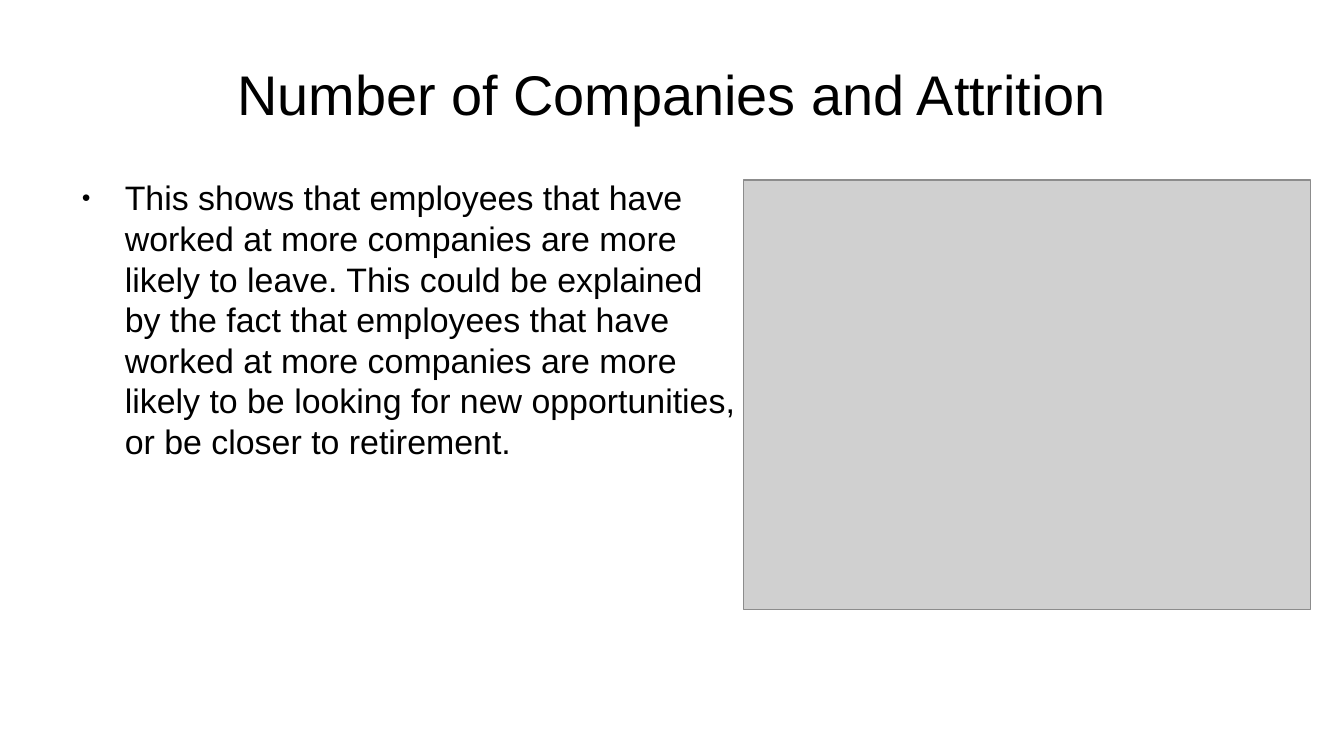
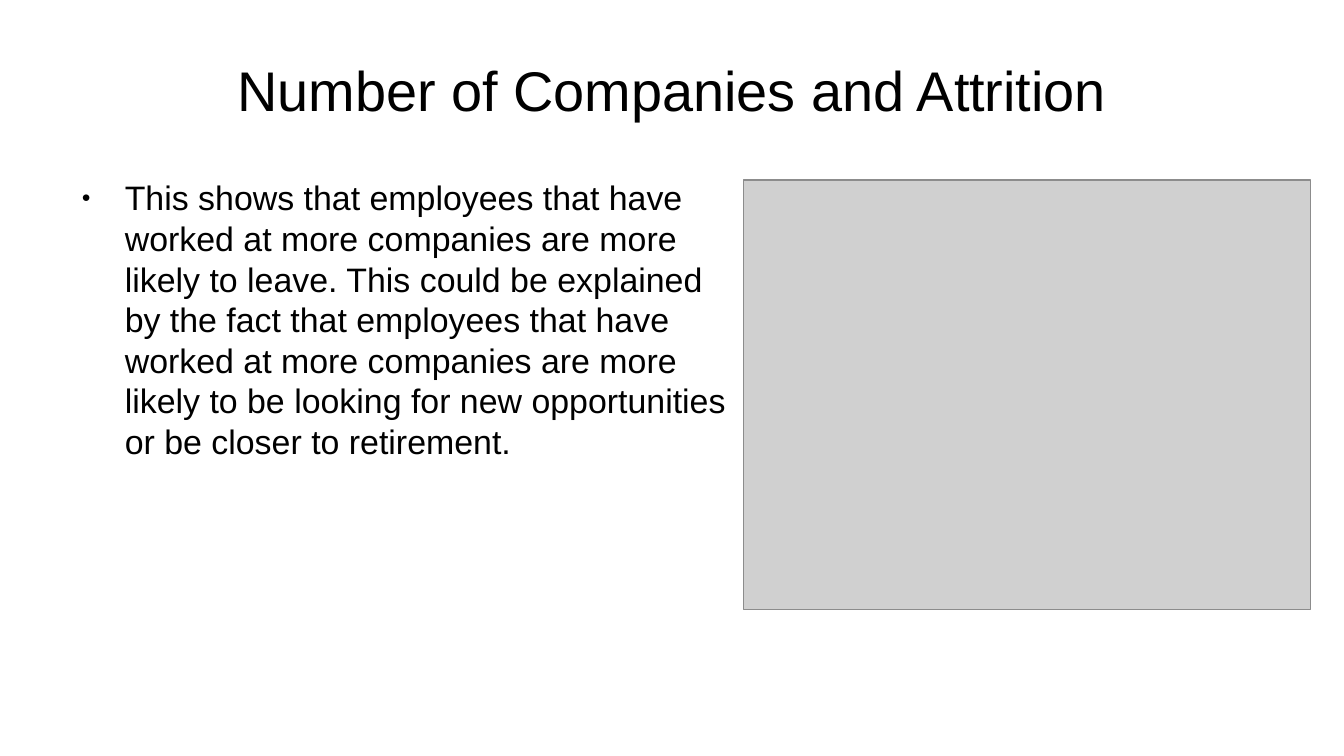
Before and after one commit to sbowler/project-one, a slide deck: slide 13 of presentations/project2_presentation.pptx. Drawn at 1344x756 pixels with LibreOffice and Linux fonts; fonts in the diff are those of the drawing; grey boxes stand for pictures; background and template pictures are left out. Boxes give left, top, right and bottom in pixels: in the first picture for what was removed or moved away, otherwise in the second. Text is boxed around its words. In the diff, an @@ line names an element or a change of style, - is before the commit and + after.

```diff
--- a/presentations/project2_presentation.pptx
+++ b/presentations/project2_presentation.pptx
@@ title "Number of Companies and Attrition" at (237, 70, 1106, 121): line spacing 1 to 0.9 @@
@@ text at (125, 185, 726, 455): text changed @@
-● This shows that employees that have worked at more companies are more likely to leave. This could be explained by the fact that employees that have worked at more companies are more likely to be looking for new opportunities, or be closer to retirement.
+● This shows that employees that have worked at more companies are more likely to leave. This could be explained by the fact that employees that have worked at more companies are more likely to be looking for new opportunities or be closer to retirement.
```
Also in this commit, not shown: 14 other slides changed, 1 slide added, 1 slide removed, 2 other files.
